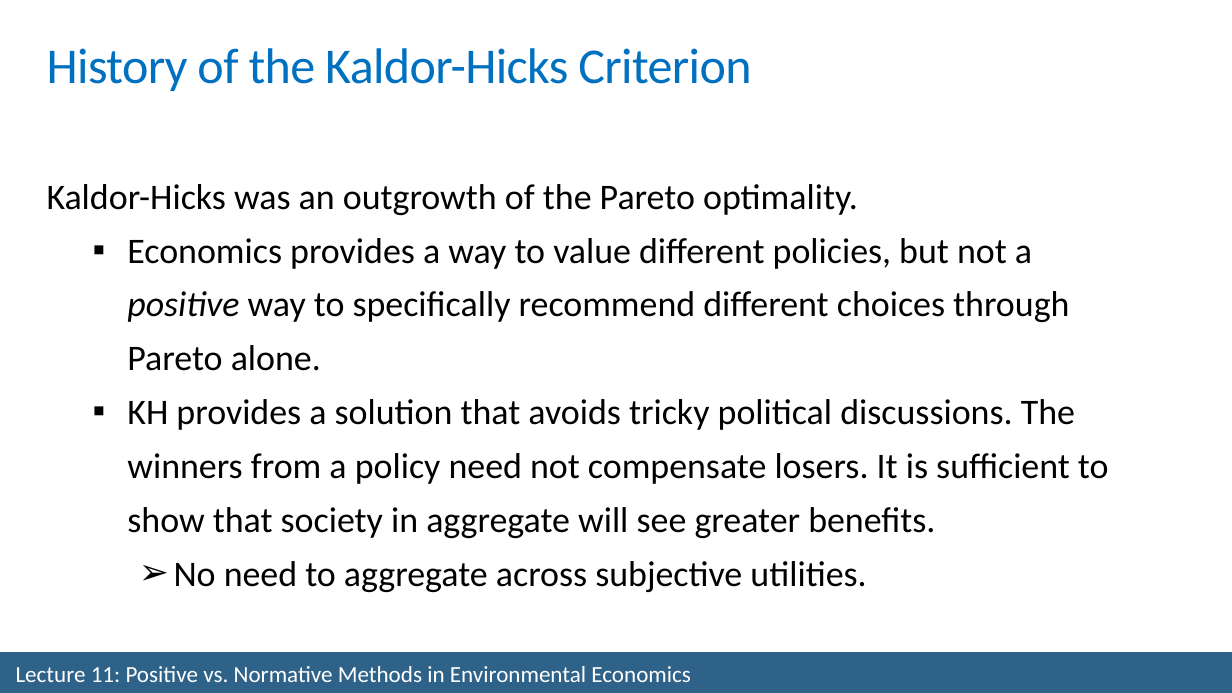
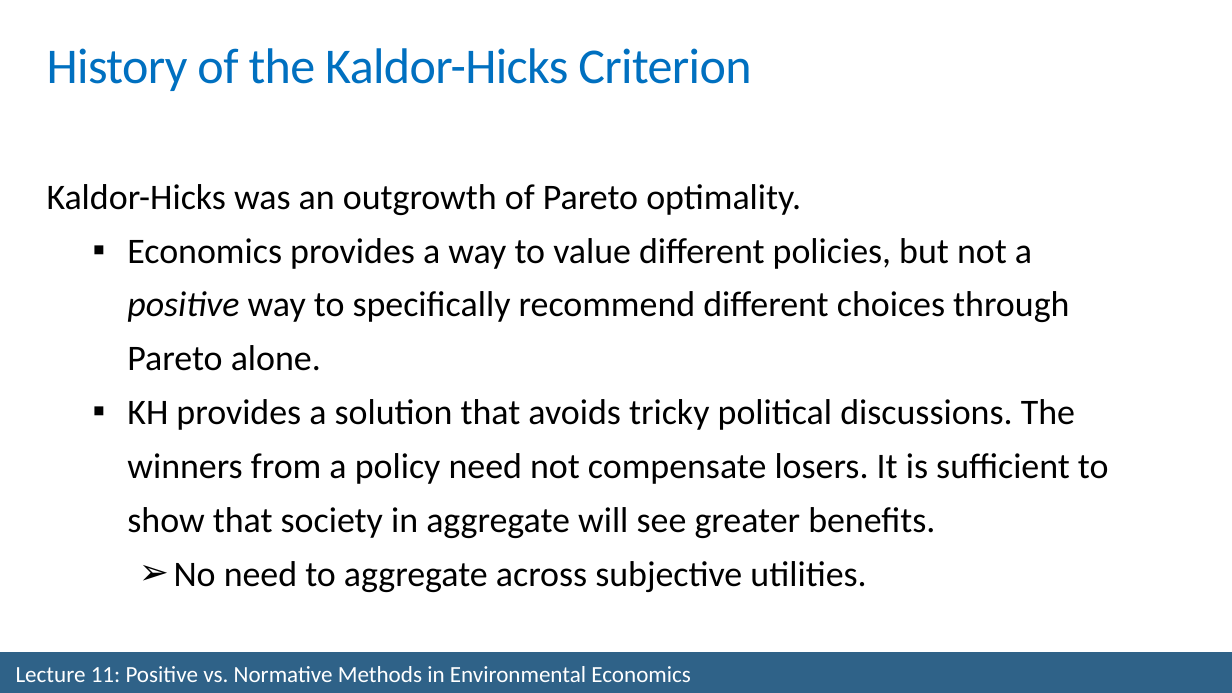
Before and after one commit to adamtheising/environmental_economics, a slide deck: slide 33 of lecture slides/lecture 11 - positive and normative.pptx. Drawn at 1232x693 pixels with LibreOffice and Linux fonts; fonts in the diff are those of the drawing. Boxes give left, top, right and bottom in pixels: in the first picture for what was removed or moved away, otherwise in the second. Text is boxed around its words. In the diff, an @@ line names an element or a change of style, - is before the commit and + after.

```diff
--- a/lecture slides/lecture 11 - positive and normative.pptx
+++ b/lecture slides/lecture 11 - positive and normative.pptx
@@ text at box(47, 184, 801, 215): text changed @@
-Kaldor-Hicks was an outgrowth of the Pareto optimality.
+Kaldor-Hicks was an outgrowth of Pareto optimality.
```
Also in this commit, not shown: 1 other file.
